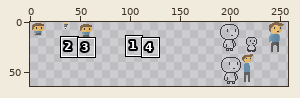
File history of a sprite sheet, assets/player.png. Above: a wide view before the commit, with the close-up outlined.
Close-up. Earlier state:
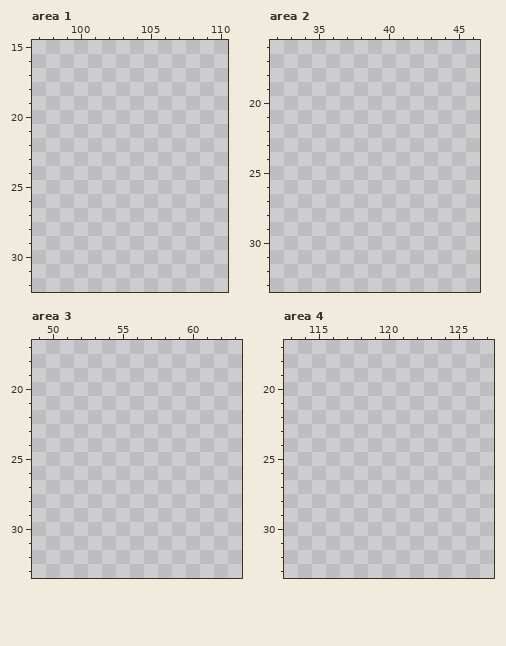
The file is 320x64 pixels. Colours within 5 levels of each other are drawn and written as one. Shown: area 1: x 97..110, y 15..32; area 2: x 32..46, y 16..33; area 3: x 49..63, y 17..33; area 4: x 113..127, y 17..33. The old version is drawn lined up with the new one. The wide view leaves out empty margins. The commit also changed other parts of the picture, which this record leaves out.
The same view after the edit:
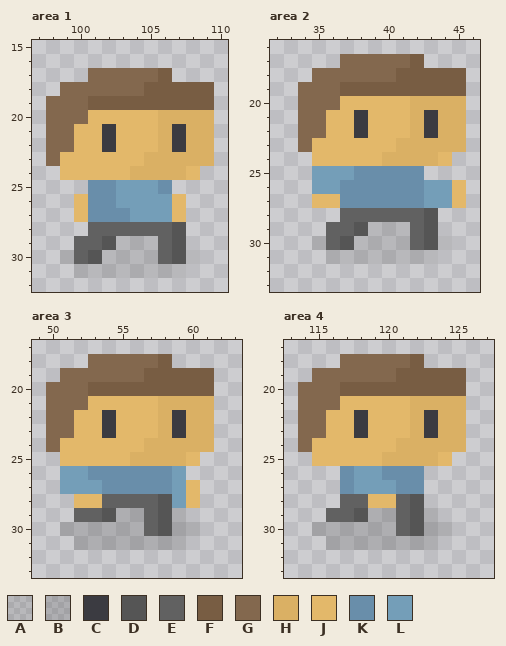
Palette (. is transparent): A #0000001a  B #00000026  C #3b3b41  D #555555  E #616161  F #785d43  G #83684e  H #dab064  J #e3b86a  K #698eaa  L #749eb8
Difference:
drawings rearranged on the sheet (the old picture shows each at its new place; 3 dropped ones are not shown)
--- area 1
@@ x 97..110 @@
 16 ..............
-17 ..............
-18 ..............
-19 ..............
-20 ..............
-21 ..............
-22 ..............
-23 ..............
-24 ..............
-25 ..............
-26 ..............
-27 ..............
-28 ..............
-29 ..............
-30 ..............
-31 ..............
+17 ....GGGGGF....
+18 ..GGGGGGFFFFF.
+19 .GGGFFFFFFFFF.
+20 .GGGJJJJJHHHH.
+21 .GGJJCJJJHCHH.
+22 .GGJJCJJJHCHH.
+23 .GJJJJJJHHHHH.
+24 ..JJJJJHHHHJ..
+25 ....KKLLLK....
+26 ...JKKLLLLJ...
+27 ...JKKKLLLJ...
+28 ....EEEEEED...
+29 ...EEDAAAED...
+30 ..AEDAAAAEDA..
+31 ...AAAAAAAA...
 32 ..............
--- area 2
@@ x 32..46 @@
 16 ...............
-17 ...............
-18 ...............
-19 ...............
-20 ...............
-21 ...............
-22 ...............
-23 ...............
-24 ...............
-25 ...............
-26 ...............
-27 ...............
-28 ...............
-29 ...............
-30 ...............
-31 ...............
+17 .....GGGGGF....
+18 ...GGGGGGFFFFF.
+19 ..GGGFFFFFFFFF.
+20 ..GGGJJJJJHHHH.
+21 ..GGJJCJJJHCHH.
+22 ..GGJJCJJJHCHH.
+23 ..GJJJJJJHHHHH.
+24 ...JJJJJHHHHJ..
+25 ...LLLKKKKK....
+26 ...LLKKKKKKLLJ.
+27 ...JJKKKKKKLLJ.
+28 .....EEEEEED...
+29 ....EEDAAAED...
+30 ...AEDAAAAEDA..
+31 ....AAAAAAAA...
 32 ...............
--- area 3
@@ x 49..63 @@
 17 ...............
-18 ...............
-19 ...............
-20 ...............
-21 ...............
-22 ...............
-23 ...............
-24 ...............
-25 ...............
-26 ...............
-27 ...............
-28 ...............
-29 ...............
-30 ...............
-31 ...............
+18 ....GGGGGF.....
+19 ..GGGGGGFFFFF..
+20 .GGGFFFFFFFFF..
+21 .GGGJJJJJHHHH..
+22 .GGJJCJJJHCHH..
+23 .GGJJCJJJHCHH..
+24 .GJJJJJJHHHHH..
+25 ..JJJJJHHHHJ...
+26 ..LLKKKKKKL....
+27 ..LLLKKKKKLJ...
+28 ...JJEEEEDLJ...
+29 ...EEDBBEDB....
+30 ..BBBBBBEDBB...
+31 ...BBBBBBBB....
 32 ...............
--- area 4
@@ x 113..127 @@
 17 ...............
-18 ...............
-19 ...............
-20 ...............
-21 ...............
-22 ...............
-23 ...............
-24 ...............
-25 ...............
-26 ...............
-27 ...............
-28 ...............
-29 ...............
-30 ...............
-31 ...............
+18 ....GGGGGF.....
+19 ..GGGGGGFFFFF..
+20 .GGGFFFFFFFFF..
+21 .GGGJJJJJHHHH..
+22 .GGJJCJJJHCHH..
+23 .GGJJCJJJHCHH..
+24 .GJJJJJJHHHHH..
+25 ..JJJJJHHHHJ...
+26 ....KLLKKK.....
+27 ....KLLLKK.....
+28 ....EEJJED.....
+29 ...EEDBBEDB....
+30 ..BBBBBBEDBB...
+31 ...BBBBBBBB....
 32 ...............
